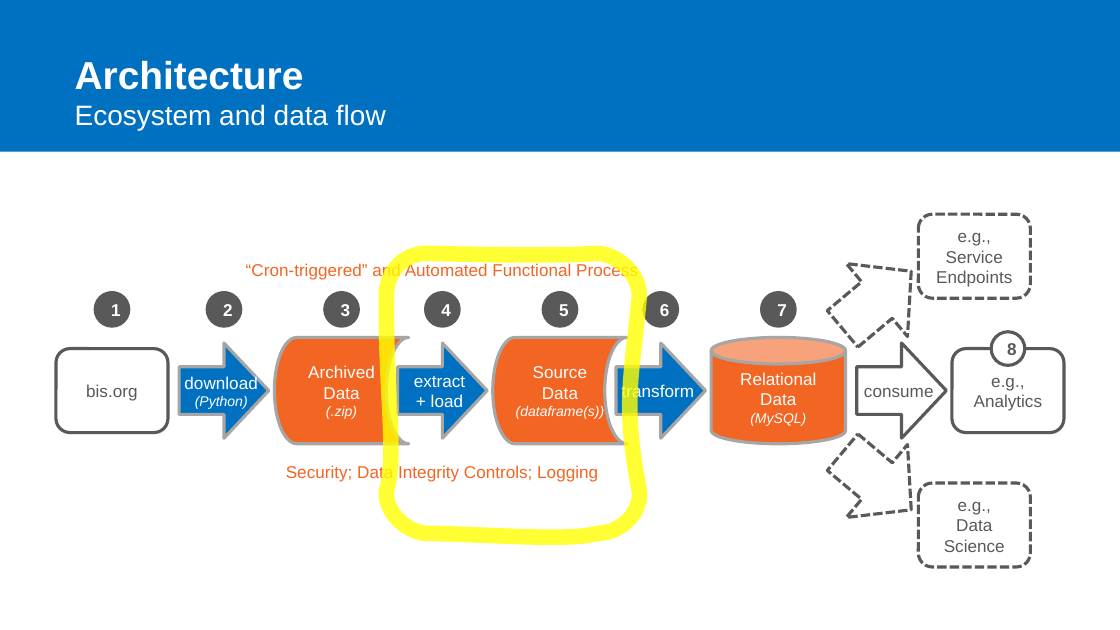
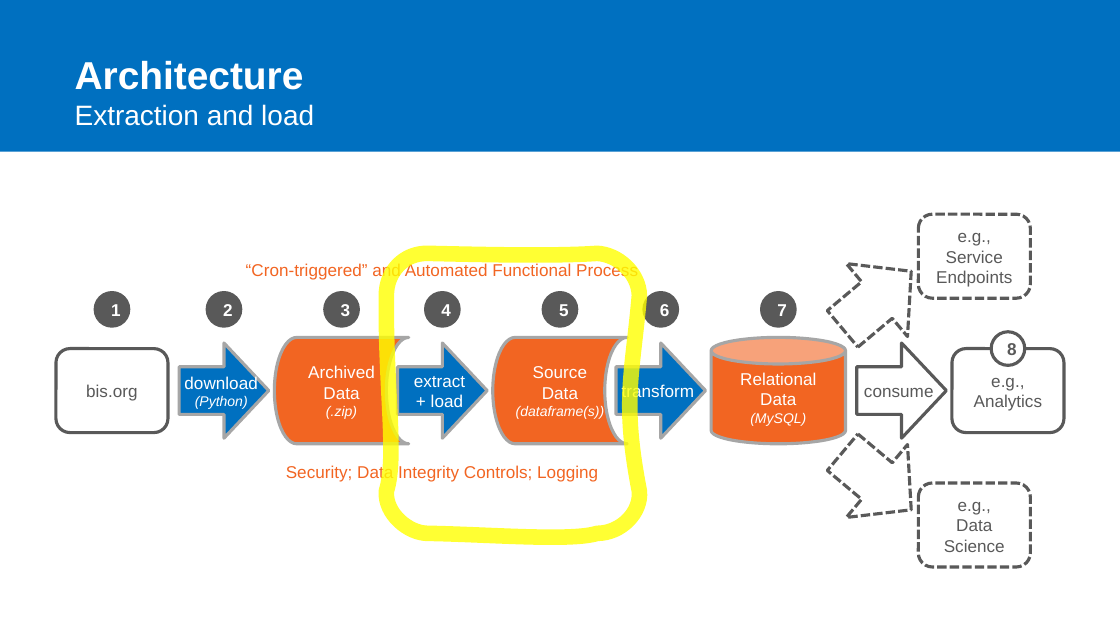
Before and after one commit to lanewhitmore/BIS_Data_Pipeline, a slide deck: slide 7 of docs/ADS507-Team6-Final-Project-Presentation.pptx. Drawn at 1120x630 pixels with LibreOffice and Linux fonts; fonts in the diff are those of the drawing. Boxes give left, top, right and bottom in pixels: in the first picture for what was removed or moved away, otherwise in the second. Text is boxed around its words. In the diff, an @@ line names an element or a change of style, - is before the commit and + after.

```diff
--- a/docs/ADS507-Team6-Final-Project-Presentation.pptx
+++ b/docs/ADS507-Team6-Final-Project-Presentation.pptx
@@ title at (75,60,314,126): text changed @@
-Architecture
-Ecosystem and data flow
+Architecture
+Extraction and load
```
Also in this commit, not shown: 3 other slides changed.
